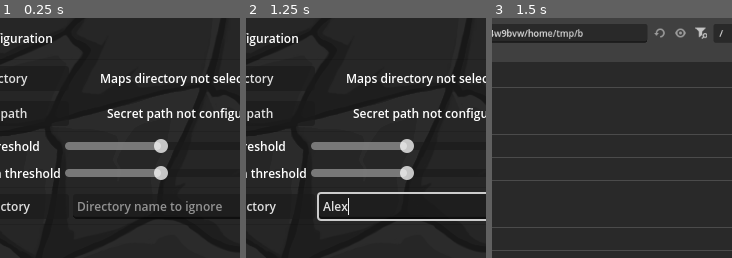
Above: before the commit, frames 1-3 (left to right).
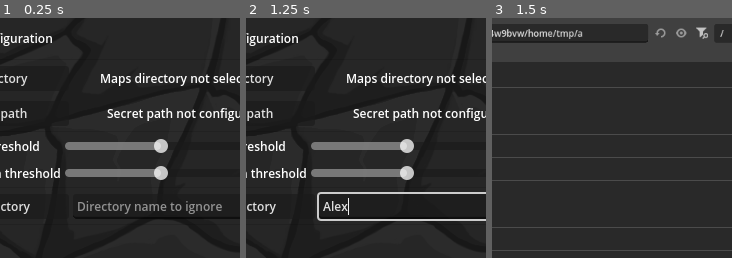
Above: after the commit, the same moments.

Repository: gmarais/Warcraft_II_Map_Picker
Game: Godot game, scene res://scenes/main.tscn
Two runs of this game, one before a commit and one after it. Both use one fixed random seed, a clock stepped at 60 frames per second and the inputs below.
Inputs (mouse positions are % of the whole screen's width and height, from its top left):
- Up to frame 1 (0.25 s): no input
- Up to frame 2 (1.25 s): click (68, 39) at 0.52 s; type "Alex" at 0.6 s
- Up to frame 3 (1.5 s): click "Maps Directory" at 1.25 s
The pictures show only the part of the screen within x 33-83%, y 0-50%; the shares and areas given below are measured in that part.

Frames 1-2 are identical in both runs. In frame 3, 0.3% of the frame differs, in the area x 35-97%, y 3-10%.

Commit message:
reseting last picked map file on exit

Diff:
--- a/project.godot
+++ b/project.godot
@@ -13,7 +13,7 @@
 config/name="Warcraft II Map Picker"
 config/description="A simple tool for Warcraft II that allows you to randomly pick a map to play within your game's maps folder."
 run/main_scene="res://scenes/main.tscn"
-config/features=PackedStringArray("4.1")
+config/features=PackedStringArray("4.4")
 run/max_fps=30
 run/low_processor_mode=true
 config/icon="res://images/RandMapPickerIcon.png"
--- a/scripts/main.gd
+++ b/scripts/main.gd
@@ -102,6 +102,9 @@
 	if self.loading_thread.is_alive():
 		self.loading_thread.wait_to_finish()
 	save_picked_maps()
+	var f = FileAccess.open(configuration.CONFIG_FILE_PATH.get_base_dir() + "last_picked_map.txt", FileAccess.WRITE_READ)
+	f.store_line("")
+	f.close()
 
 
 func initialize_option_buttons():
@@ -489,11 +492,11 @@
 	$"%RandomizeButton".release_focus()
 	reset_map_display()
 	tween_animate_minimap()
+	self.search_result = []
 	if filtered_maps_pool.is_empty():
 		self.currently_picked_map = null
 		return
 	var random_map:PUD = filtered_maps_pool[int(randf() * filtered_maps_pool.size())]
-	self.search_result = []
 	select_map(random_map)
 
 
Not shown: 1 places in scenes/main.tscn that only renumber resources
Not shown, added: scripts/interractible_texture_progress.gd.uid
Not shown, added: scripts/main.gd.uid
Not shown, added: scripts/map_cache.gd.uid
Not shown, added: scripts/maps_ratings.gd.uid
Not shown, added: scripts/minimap.gd.uid
Not shown, added: scripts/pud.gd.uid
Not shown, added: scripts/random_map_picker_configuration.gd.uid
